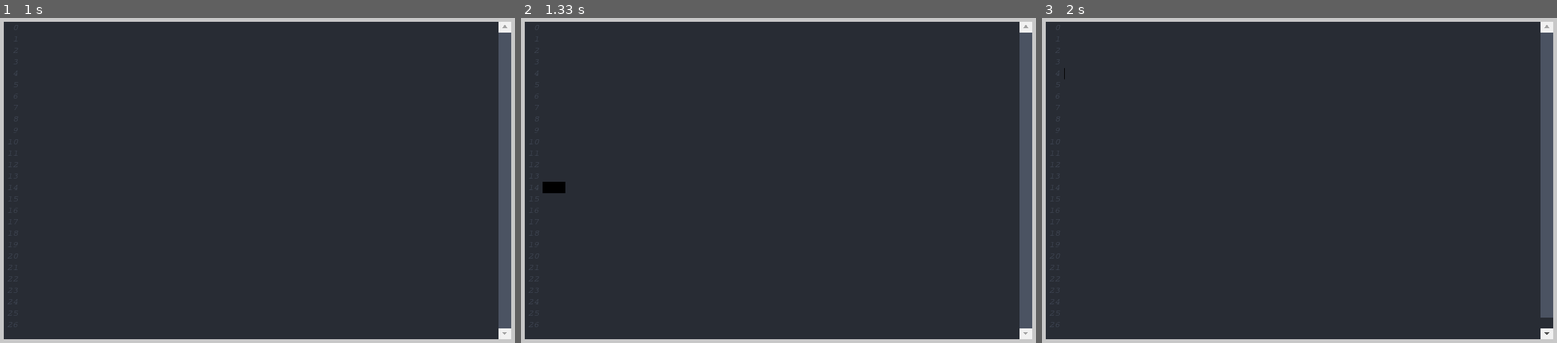
Above: before the commit, frames 1-3 (left to right).
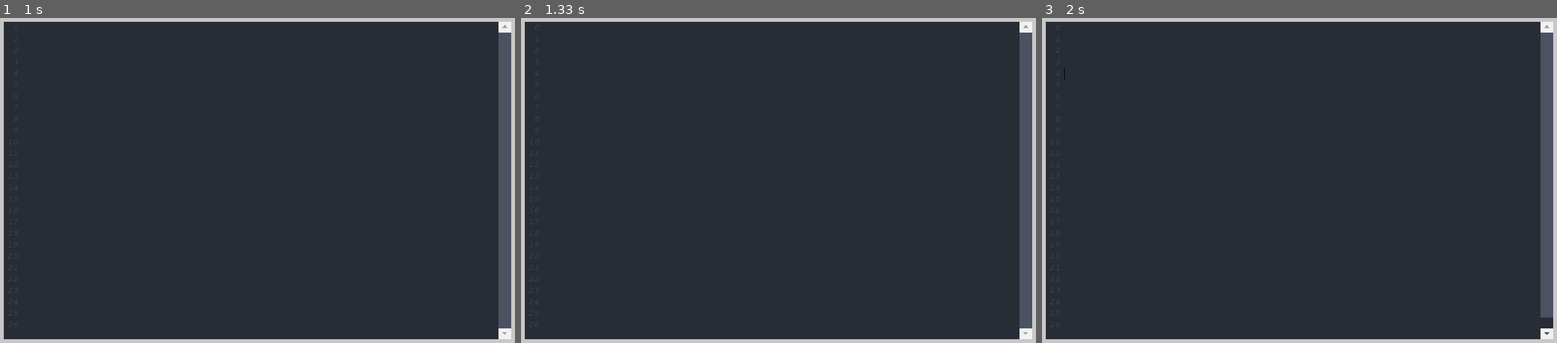
Above: after the commit, the same moments.

Repository: CribberSix/pygame-texteditor
Game: pygame game, started from how-to-use.py
The game is run twice, just before and just after one commit, with the same random seed, the same clock (stepped at 60 frames per second) and the same inputs.
Inputs (mouse positions are in pixels of both pictures, inside the frame that each line leads up to):
- Up to frame 1 (1 s): press the mouse at (504, 27) at 0.37 s; move the mouse to (448, 99) at 0.47 s; release the mouse at (386, 174) at 0.6 s; hold Right from 0.67 s (still down)
- Up to frame 2 (1.33 s): release Right at 1.13 s; click (567, 187) at 1.27 s
- Up to frame 3 (2 s): press the mouse at (1088, 187) at 1.58 s; move the mouse to (1088, 125) at 1.68 s; release the mouse at (1083, 60) at 1.82 s; tap Enter at 1.88 s

Frame 1 is identical in both runs. In frame 2, 0.2% of the frame differs, in the area x 4-9%, y 50-54%; in frame 3, nothing differs.

Commit message:
finished+ refactored highlighting operations

Diff:
--- a/pygametexteditor/__init__.py
+++ b/pygametexteditor/__init__.py
@@ -23,8 +23,8 @@
     # rendering
     from ._rendering import render_background_objects, render_line_contents, render_caret, caret_within_texteditor, \
         reset_text_area_to_caret, render_highlight, get_rect_coord_from_indizes, get_rect_coord_from_mouse
-    from ._rendering_highlighting import highlight_from_start_to_cursor, highlight_entire_line, \
-        highlight_from_cursor_to_end, highlight_from_dragstart_to_end, highlight_from_start_to_dragstart
+    from ._rendering_highlighting import highlight_lines, highlight_entire_line, highlight_from_letter_to_letter, \
+        highlight_from_start_to_letter, highlight_from_letter_to_end
 
     # files for customization of the editor:
     from ._customization import set_color_background, set_color_Scrollbarbackground, set_color_text, \
--- a/pygametexteditor/_rendering.py
+++ b/pygametexteditor/_rendering.py
@@ -14,6 +14,18 @@
         return self.showable_line_numbers_in_editor + self.showStartLine
     else:
         return self.maxLines
+
+
+def get_rect_coord_from_mouse(self, mouse_x, mouse_y):
+    line = self.get_line_index(mouse_y)
+    letter = self.get_letter_index(mouse_x)
+    return self.get_rect_coord_from_indizes(line, letter)
+
+
+def get_rect_coord_from_indizes(self, line, letter) -> (int, int):
+    line_coord = self.editor_offset_Y + (self.line_gap * (line - self.showStartLine))
+    letter_coord = self.xline_start + (letter * self.letter_size_X)
+    return letter_coord, line_coord
 
 
 def render_background_objects(self) -> None:
@@ -53,58 +65,30 @@
 def render_highlight(self, mouse_x, mouse_y) -> None:
     """
     Renders highlighted area:
-    1. during drag-action (area follows mouse)
-    2. after drag-action (area stays confined to selected area by drag_start / drag_end)
+    1. During drag-action -> area starts at drag_start and follows mouse
+    2. After drag-action -> area stays confined to selected area by drag_start and drag_end
     """
 
     if self.dragged_active:  # some text is highlighted or being highlighted
+        line_start = self.drag_chosen_LineIndex_start
+        letter_start = self.drag_chosen_LetterIndex_start
 
-        if self.dragged_finished: # highlighting operation is done, user "clicked-up" with the left mouse button
-
-            if self.drag_chosen_LineIndex_start == self.drag_chosen_LineIndex_end:  # single-line highlight
-                # area always starts at drag__start and is confined by drag__end in the same line
-                x1, y1 = self.get_rect_coord_from_indizes(self.drag_chosen_LineIndex_start, self.drag_chosen_LetterIndex_start)
-                x2, y2 = self.get_rect_coord_from_indizes(self.drag_chosen_LineIndex_end, self.drag_chosen_LetterIndex_end)
-                pygame.draw.rect(self.screen, (0, 0, 0), pygame.Rect(x1, y1, x2 - x1, self.lineHeight))
-
-            else: # multi-line highlighting
-                pass # TODO
+        if self.dragged_finished:  # highlighting operation is done, user "clicked-up" with the left mouse button
+            line_end = self.drag_chosen_LineIndex_end
+            letter_end = self.drag_chosen_LetterIndex_end
+            self.highlight_lines(line_start, letter_start, line_end, letter_end)  # Actual highlighting
 
         else:  # active highlighting -> highlighted area follows mouse movements
-            x1, y1 = self.get_rect_coord_from_indizes(self.drag_chosen_LineIndex_start, self.drag_chosen_LetterIndex_start)
-            x2, y2 = self.get_rect_coord_from_mouse(mouse_x, mouse_y)
-            if y1 == y2:  # single-line select
-                pygame.draw.rect(self.screen, (0, 0, 0), pygame.Rect(x1, y1, x2 - x1, self.lineHeight))
-            else:
-                # set the step pos/neg, depending on whether the user highlights down- or upward
-                step = self.lineHeight if y1 < y2 else self.lineHeight * (-1)
-                for line_number, y in enumerate(range(y1, y2 + step, step)):  # for each line
-                    if line_number == 0:  # first line
-                        if y1 < y2:  # starting line < ending line
-                            self.highlight_from_dragstart_to_end()
-                        else:  # starting line > ending line
-                            self.highlight_from_start_to_dragstart()
+            line_end = self.get_line_index(mouse_y)
+            letter_end = self.get_letter_index(mouse_x)
 
-                    elif line_number < len(range(y1, y2 + step, step)) - 1:  # middle line
-                        self.highlight_entire_line(step, line_number)
+            # stop highlight not directly at the mouse, but at first or last letter depending on cursor positioning
+            if letter_end < 0:
+                letter_end = 0
+            elif letter_end > len(self.line_String_array[line_end]):
+                letter_end = len(self.line_String_array[line_end])
 
-                    else: # last line
-                        if y1 < y2:  # starting line < ending line
-                            self.highlight_from_start_to_cursor(mouse_x, mouse_y)
-                        else:  # starting line > ending line
-                            self.highlight_from_cursor_to_end(mouse_x, mouse_y)
-
-
-def get_rect_coord_from_mouse(self, mouse_x, mouse_y):
-    line = self.get_line_index(mouse_y)
-    letter = self.get_letter_index(mouse_x)
-    return self.get_rect_coord_from_indizes(line, letter)
-
-
-def get_rect_coord_from_indizes(self, line, letter) -> (int, int):
-    line_coord = self.editor_offset_Y + (self.line_gap * (line - self.showStartLine))
-    letter_coord = self.xline_start + (letter * self.letter_size_X)
-    return letter_coord, line_coord
+            self.highlight_lines(line_start, letter_start, line_end, letter_end)  # Actual highlighting
 
 
 def render_line_contents(self) -> None:
@@ -129,6 +113,19 @@
         self.yline += self.line_gap
 
 
+def caret_within_texteditor(self) -> bool:
+    """
+    Tests whether the caret's coordinates are within the visible text area.
+    If the caret can possibly be in a line which is not currently displayed after using the mouse wheel for scrolling.
+    Test for 'self.editor_offset_Y <= self.cursor_Y' as the caret can have the exact same Y-coordinate as the offset if
+    the caret is in the first line.
+    """
+    return self.editor_offset_X + self.lineNumberWidth < self.cursor_X < (
+                self.editor_offset_X + self.textAreaWidth - self.scrollBarWidth) \
+           and self.editor_offset_Y <= self.cursor_Y < (
+                       self.textAreaHeight + self.editor_offset_Y - self.conclusionBarHeight)
+
+
 def render_caret(self) -> None:
     """
     Called every frame. Displays a cursor for x frames, then none for x frames. Only displayed if line in which
@@ -139,18 +136,7 @@
     self.Trenn_counter += 1
     if self.Trenn_counter > (self.FPS / 5) and self.caret_within_texteditor() and self.dragged_finished:
         self.screen.blit(self.trennzeichen_image, (self.cursor_X, self.cursor_Y))
-        self.Trenn_counter = self.Trenn_counter % ((self.FPS / 5)*2)
-
-
-def caret_within_texteditor(self) -> bool:
-    """
-    Tests whether the caret's coordinates are within the visible text area.
-    If the caret can possibly be in a line which is not currently displayed after using the mouse wheel for scrolling.
-    Test for 'self.editor_offset_Y <= self.cursor_Y' as the caret can have the exact same Y-coordinate as the offset if
-    the caret is in the first line.
-    """
-    return self.editor_offset_X + self.lineNumberWidth < self.cursor_X < (self.editor_offset_X + self.textAreaWidth - self.scrollBarWidth) \
-           and self.editor_offset_Y <= self.cursor_Y < (self.textAreaHeight + self.editor_offset_Y - self.conclusionBarHeight)
+        self.Trenn_counter = self.Trenn_counter % ((self.FPS / 5) * 2)
 
 
 def reset_text_area_to_caret(self) -> None:
--- a/pygametexteditor/_rendering_highlighting.py
+++ b/pygametexteditor/_rendering_highlighting.py
@@ -1,60 +1,63 @@
 import pygame
 
 
-def highlight_from_start_to_dragstart(self) -> None:
+def highlight_from_letter_to_end(self, line, letter) -> None:
     """
-    Highlights the line starting at the first letter until the the drag_start point of the highlighting operation.
-    (Differently put: From the drag_start point towards the left until the first letter.)
+    Highlight from a specific letter by index to the end of a line.
     """
-    end_x, end_y = self.get_rect_coord_from_indizes(self.drag_chosen_LineIndex_start, self.drag_chosen_LetterIndex_start)
-    pygame.draw.rect(self.screen, (0, 0, 0),
-                     pygame.Rect(self.xline_start, end_y, end_x - self.xline_start, self.lineHeight))
+    x1, y1 = self.get_rect_coord_from_indizes(line, letter)
+    x2, y2 = self.get_rect_coord_from_indizes(line, len(self.line_String_array[line]))
+    pygame.draw.rect(self.screen, (0, 0, 0), pygame.Rect(x1, y1, x2 - x1, self.lineHeight))
 
 
-def highlight_from_dragstart_to_end(self) -> None:
+def highlight_from_start_to_letter(self, line, letter) -> None:
     """
-    Highlights the line starting at the drag_start point of the highlighting operation towards the right
-    until the end of the line.
+    Highlight from the beginning of a line to a specific letter by index.
     """
-    start_x, start_y = self.get_rect_coord_from_indizes(self.drag_chosen_LineIndex_start, self.drag_chosen_LetterIndex_start)
-    end_x, end_y = self.get_rect_coord_from_indizes(self.drag_chosen_LineIndex_start, len(self.line_String_array[self.drag_chosen_LineIndex_start]))
-    pygame.draw.rect(self.screen, (0, 0, 0), pygame.Rect(start_x, start_y, end_x - start_x, self.lineHeight))
+    x1, y1 = self.get_rect_coord_from_indizes(line, 0)
+    x2, y2 = self.get_rect_coord_from_indizes(line, letter)
+    pygame.draw.rect(self.screen, (0, 0, 0), pygame.Rect(x1, y1, x2 - x1, self.lineHeight))
 
 
-def highlight_entire_line(self, step, line_number) -> None:
+def highlight_entire_line(self, line) -> None:
     """
-    Full highlight of entire line - first until last letter.
-    Calculates in which line we are and in which direction we move (upward/downward highlighting) based on
-    step (pos/neg) and the iteration of the highlighting algorithm.
+    Full highlight of the entire line - first until last letter.
     """
-    lines = line_number if step > 0 else line_number * (-1)
-    end_x, end_y = self.get_rect_coord_from_indizes(self.drag_chosen_LineIndex_start + lines, len(
-        self.line_String_array[self.drag_chosen_LineIndex_start + lines]))
-    pygame.draw.rect(self.screen, (0, 0, 0),
-                     pygame.Rect(self.xline_start, end_y, end_x - self.xline_start, self.lineHeight))
+    x1, y1 = self.get_rect_coord_from_indizes(line, 0)
+    x2, y2 = self.get_rect_coord_from_indizes(line, len(self.line_String_array[line]))
+    pygame.draw.rect(self.screen, (0, 0, 0), pygame.Rect(x1, y1, x2 - x1, self.lineHeight))
 
 
-def highlight_from_start_to_cursor(self, mouse_x, mouse_y) -> None:
+def highlight_from_letter_to_letter(self, line, letter_start, letter_end) -> None:
     """
-    # Left sided highlight - start to cursor (of cursor line)
-    If the cursor is behind the last letter of the line, the entire line is highlighted
+    Highlights within a single line from letter to letter by indizes.
     """
-    cursor_x, cursor_y = self.get_rect_coord_from_mouse(mouse_x, mouse_y)
-    end_x, end_y = self.get_rect_coord_from_indizes(self.get_line_index(mouse_y),
-                                                    len(self.line_String_array[self.get_line_index(mouse_y)]))
-    # if cursor is behind a line, we can at max highlight until the last character
-    actual_x = end_x if cursor_x > end_x else cursor_x
-    pygame.draw.rect(self.screen, (0, 0, 0),
-                     pygame.Rect(self.xline_start, cursor_y, actual_x - self.xline_start, self.lineHeight))
+    x1, y1 = self.get_rect_coord_from_indizes(line, letter_start)
+    x2, y2 = self.get_rect_coord_from_indizes(line, letter_end)
+    pygame.draw.rect(self.screen, (0, 0, 0), pygame.Rect(x1, y1, x2 - x1, self.lineHeight))
 
 
-def highlight_from_cursor_to_end(self, mouse_x, mouse_y) -> None:
+def highlight_lines(self, line_start, letter_start, line_end, letter_end) -> None:
     """
-    Right sided highlight - cursor to end (of cursor line)
-    If the cursor is behind the last letter of the line, nothing is highlighted
+    Highlights multiple lines based on indizies of starting & ending lines and letters.
     """
-    cursor_x, cursor_y = self.get_rect_coord_from_mouse(mouse_x, mouse_y)
-    end_x, end_y = self.get_rect_coord_from_indizes(self.get_line_index(mouse_y),
-                                                    len(self.line_String_array[self.get_line_index(mouse_y)]))
-    if cursor_x < end_x:
-        pygame.draw.rect(self.screen, (0, 0, 0), pygame.Rect(cursor_x, cursor_y, end_x - cursor_x, self.lineHeight))
+    if line_start == line_end:  # single-line highlight
+        self.highlight_from_letter_to_letter(line_start, letter_start, letter_end)
+    else:  # fixed multi-line highlighting
+        step = 1 if line_start < line_end else -1
+        for i, line_number in enumerate(range(line_start, line_end + step, step)):  # for each line
+
+            if i == 0:  # first line
+                if line_start < line_end:
+                    self.highlight_from_letter_to_end(line_number, letter_start)  # right leaning highlight
+                else:
+                    self.highlight_from_start_to_letter(line_number, letter_start)  # left leaning highlight
+
+            elif i < len(range(line_start, line_end + step, step)) - 1:  # middle line
+                self.highlight_entire_line(line_number)
+
+            else:  # last line
+                if line_start < line_end:
+                    self.highlight_from_start_to_letter(line_number, letter_end)  # left leaning highlight
+                else:
+                    self.highlight_from_letter_to_end(line_number, letter_end)  # right leaning highlight
